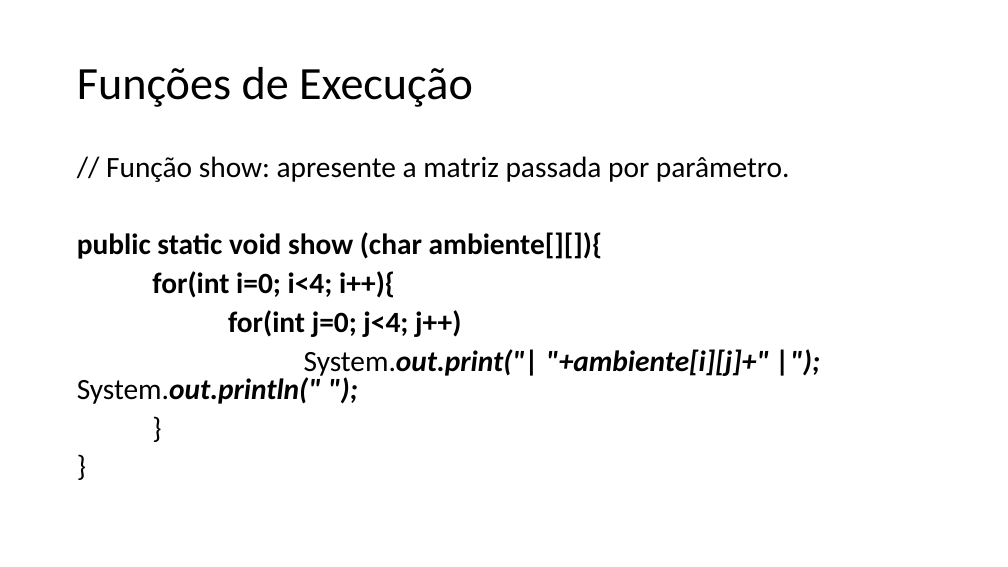
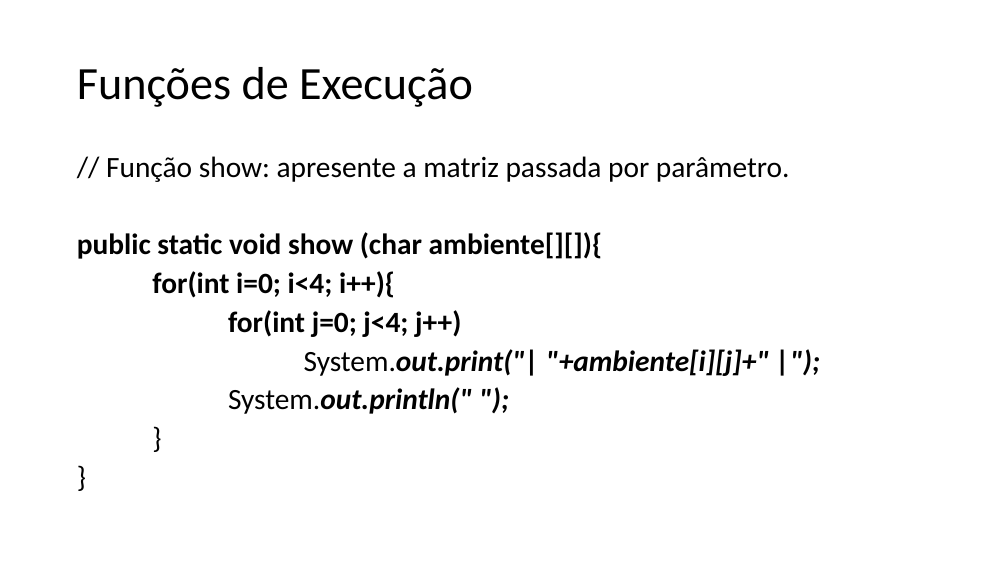
Before and after one commit to rodrigocarlos2/AgenteInteligente, a slide deck: slide 8 of Mundo do Wumpus.pptx. Drawn at 1008x567 pixels with LibreOffice and Linux fonts; fonts in the diff are those of the drawing. Boxes give left, top, right and bottom in pixels: in the first picture for what was removed or moved away, otherwise in the second. Text is boxed around its words. In the diff, an @@ line names an element or a change of style, - is before the commit and + after.

Commit message:
More updates in the presentation

```diff
--- a/Mundo do Wumpus.pptx
+++ b/Mundo do Wumpus.pptx
@@ text at <box>228,349,770,414</box>: text changed @@
-System.out.print("| "+ambiente[i][j]+" |"); System.out.println(" ");
+System.out.print("| "+ambiente[i][j]+" |");
+System.out.println(" ");
```
Also in this commit, not shown: 3 other slides changed.
